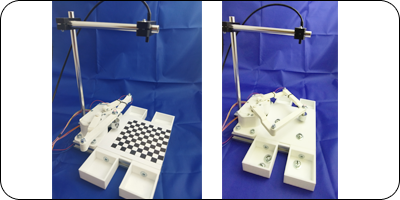
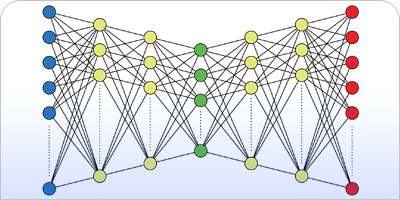
Layered file, before and after one edit (400 x 200). Changes by layer:
painted on "ramka" over [0, 180, 400, 200]
added layer "Layer 10" above "Layer 9" over [0, 91, 400, 200]
hid "Layer 9" over [52, 0, 338, 200]
showed "Layer 1" over [42, 5, 359, 196]
painted on "Layer 2" over [0, 180, 400, 200]
